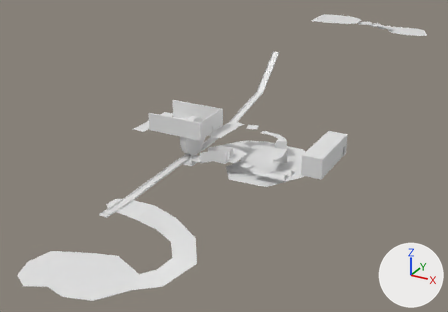
The glTF model TestGUI/res/L1.glb as it was, and as the next commit left it.
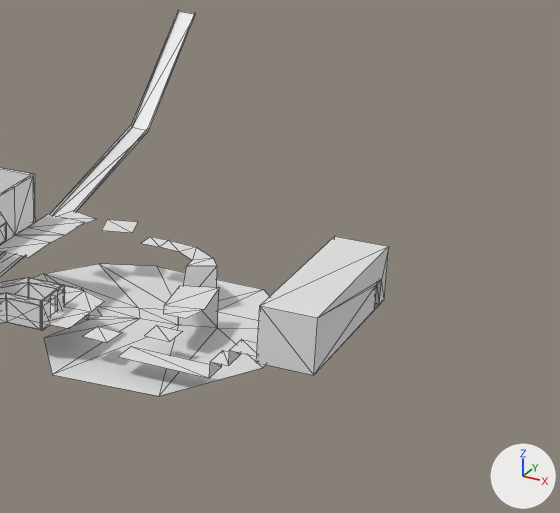
Each version appears first whole from a 50 mm lens placed at (335.0, -629.0, 352.0), pointed at (-36.0, 46.0, 14.0), and next in a close-up on the part from 47% to 91% of the width and 15% to 73% of the height. The lights are fixed; the arrows at lower right show +X, +Y and +Z. The close-ups show mesh edges as thin lines. Vertices at the same position are counted once.

The older version as bpy lines, for what is in view:
```python
me_cube_001 = bpy.data.meshes.new('Cube.001')
me_cube_001.from_pydata(...)  # 36 vertices, 48 faces; spans x -71.0..-59.0, y -174.0..273.0, z 21.0..105.0
me_cube_001.materials.append(mat_material)  # white #e7e7e7
me_cube_002 = bpy.data.meshes.new('Cube.002')
me_cube_002.from_pydata(...)  # 326 vertices, 502 faces; spans x -136.0..124.0, y -24.0..112.0, z 18.0..82.0
me_cube_002.materials.append(mat_material)  # white #e7e7e7
# before: 212 (37.0, 82.0, 41.0) at pixel (213, 258), 213 (29.0, 75.0, 41.0) at pixel (192, 260), 214 (42.0, 75.0, 41.0) at pixel (216, 266), 215 (30.0, 69.0, 41.0) at pixel (186, 266)
ob_t2__pipe = bpy.data.objects.new('t2: Pipe', me_cube_001)
ob_t2__pipe.location = (0.0, 0.0, 0.0)
ob_t3__gondola_station = bpy.data.objects.new('t3: Gondola Station', me_cube_002)
ob_t3__gondola_station.location = (0.0, 0.0, 0.0)
```
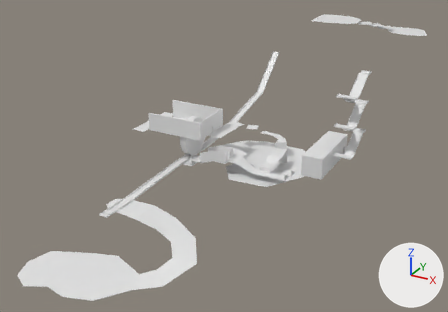
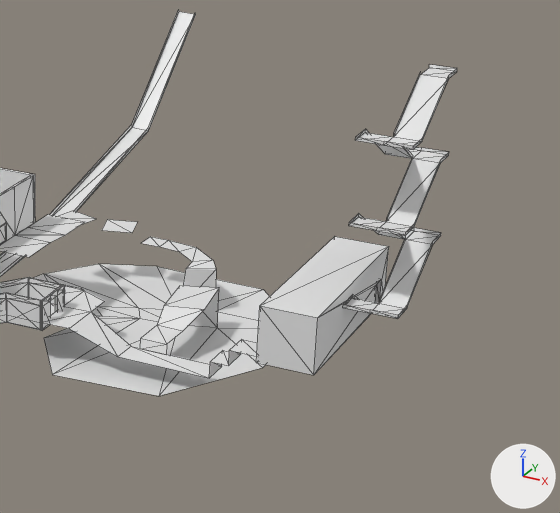
Boxes [x1, y1, x2, y2] around the edits, measured in the close-ups (560 x 513 px; the box of a moved part takes in the faces that stretch with it):
't4: Climb upstairs', added: after [343, 64, 457, 319]
part 1 of me_cube_002, deleted: before [83, 326, 121, 343]
part 2 of me_cube_002, built on: before [144, 306, 203, 341]; after [69, 306, 203, 357]
part 3 of me_cube_002, moved or reshaped: before [180, 248, 217, 288]; after [180, 248, 216, 288]

Edits to the bpy script that builds the scene:
```text
Change me_cube_002:
    used by ob_t3__gondola_station; location = (0.0, 0.0, 0.0)
    verts and faces of me_cube_002; kept vertices keep their numbers, new ones are numbered from 326
    remove me_cube_002.from_pydata(...)  # 326 vertices, 502 faces; spans x -136.0..124.0, y -24.0..112.0, z 18.0..82.0
    add me_cube_002.from_pydata(...)  # 322 vertices, 504 faces; spans x -136.0..124.0, y -24.0..112.0, z 18.0..82.0
    me_cube_002 part 1: the loose piece of 4 vertices spanning x 14.0..28.0, y -8.0..6.0, z 32.0 is deleted
    me_cube_002 part 2
    4 vertices are removed from x 39.0..52.0, y 5.0..19.0, z 33.0..38.0
    4 faces are deleted
    4 vertices are added at (39.0, 1.0, 28.0), (39.0, 1.0, 33.0), (51.0, 1.0, 33.0), (51.0, 1.0, 28.0)
    8 new faces join them
    me_cube_002 part 3
    add verts[212] = (37.0, 82.0, 40.0)  # moved, pixel (213, 260)
    add verts[213] = (29.0, 75.0, 40.0)  # moved, pixel (192, 261)
    add verts[214] = (42.0, 75.0, 39.0)  # moved, pixel (216, 269)
    add verts[215] = (29.0, 68.0, 39.0)  # moved, pixel (185, 268)
Add me_plane_001:
    me_plane_001.from_pydata(...)  # 84 vertices, 108 faces; spans x 124.4..147.9, y 13.2..66.0, z 42.9..152.3
    me_plane_001.materials.append(mat_material)  # white #e7e7e7
Add ob_t4__climb_upstairs:
    ob_t4__climb_upstairs = bpy.data.objects.new('t4: Climb upstairs', me_plane_001)
    ob_t4__climb_upstairs.location = (0.0, 0.0, 0.0)
```
